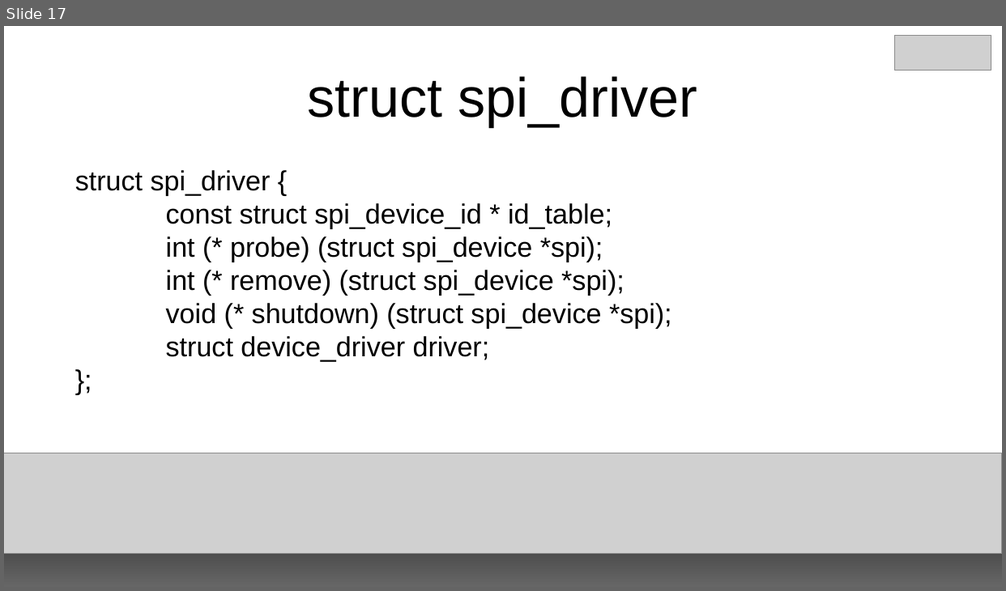
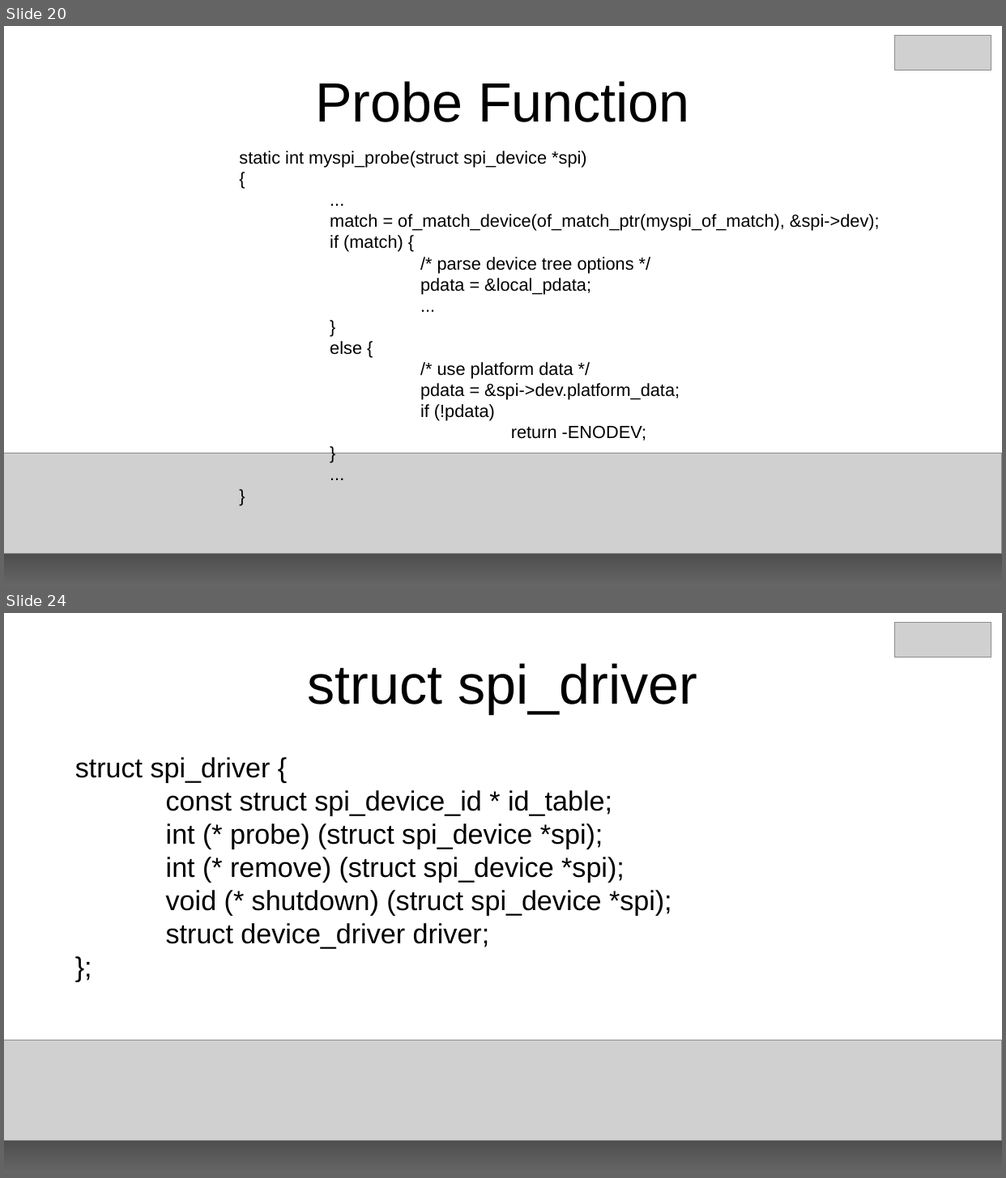
Before and after one commit to e-ale/Slides, a slide deck: building-an-spi-driver.odp. Shown one above the other, each under a label of ours: slide 17 before the commit, slides 20 and 24 after it; the slides between them are not shown. The pictures are 1006x591 and 1006x1178 pixels, drawn with LibreOffice and Linux fonts; fonts in the diff are those of the drawing; grey boxes stand for pictures. Boxes give left, top, right and bottom in pixels: in the first picture for what was removed or moved away, otherwise in the second. Text is boxed around its words. In the diff, an @@ line names an element or a change of style, - is before the commit and + after.

Commit message:
Add probe and devicetable examples
Also reorganize a bit.

```diff
--- a/building-an-spi-driver.odp
+++ b/building-an-spi-driver.odp
@@ slide 20 added at [4, 26, 1002, 587], background #FFFFFF @@
@@ picture added at [895, 35, 991, 71] @@
@@ title added at [315, 81, 690, 122], 44 pt, text #000000 @@
+Probe Function
@@ text added at [239, 151, 880, 441], 14 pt, text #000000 @@
+static int myspi_probe(struct spi_device *spi)
+{
+...
+match = of_match_device(of_match_ptr(myspi_of_match), &spi->dev);
+if (match) {
+/* parse device tree options */
+pdata = &local_pdata;
+...
+}
+else {
+/* use platform data */
+pdata = &spi->dev.platform_data;
+if (!pdata)
+return -ENODEV;
+}
+...
+}
@@ rectangle added at [4, 455, 1002, 587], fill gradient #000000 to #666666 @@
@@ picture added at [4, 454, 1002, 554] @@
@@ what was slide 17 is now slide 24 @@
```
Also in this commit, not shown: 3 slides changed, 4 other slides added.
